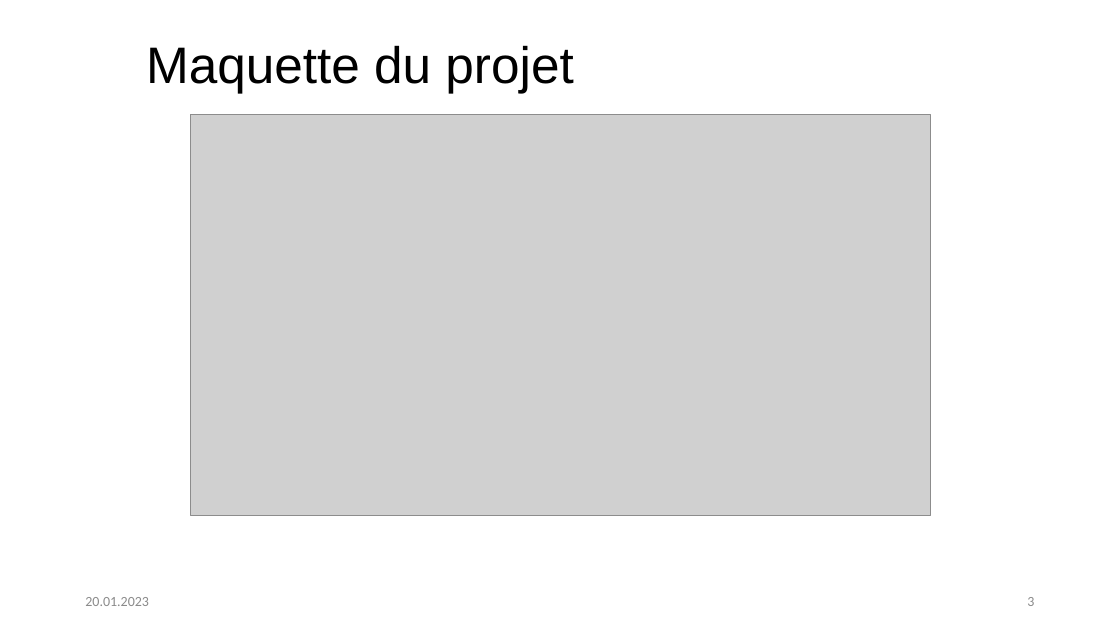
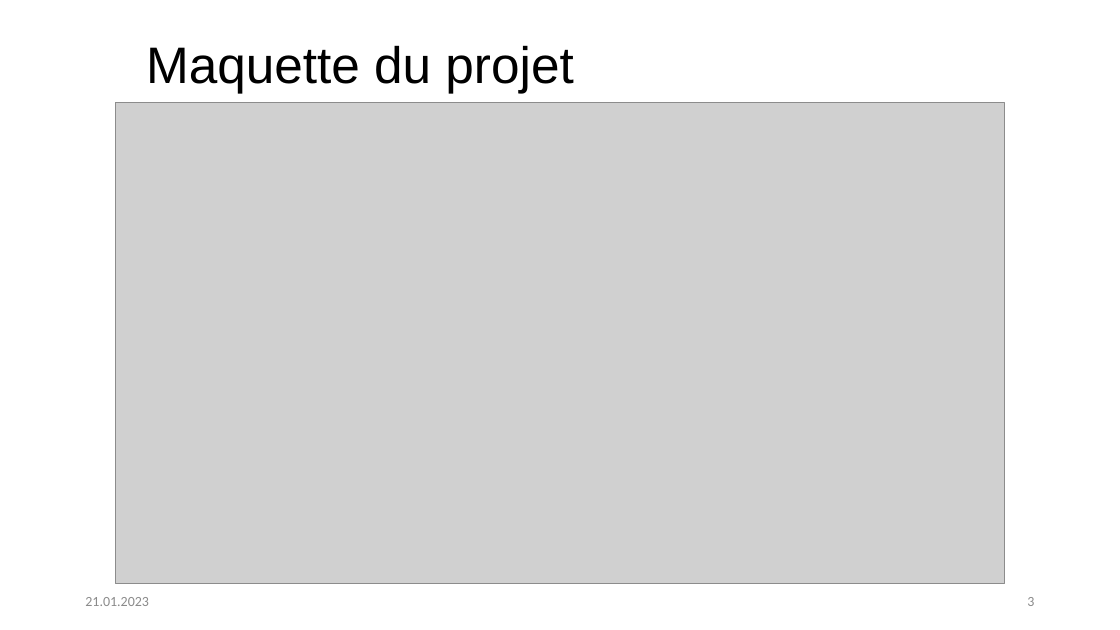
Before and after one commit to Maxouch742/SIG3-PacMan, a slide deck: slide 3 of 0_diversRapport/2_presentation_finale/presentation.pptx. Drawn at 1120x630 pixels with LibreOffice and Linux fonts; fonts in the diff are those of the drawing; grey boxes stand for pictures; background and template pictures are left out. Boxes give left, top, right and bottom in pixels: in the first picture for what was removed or moved away, otherwise in the second. Text is boxed around its words. In the diff, an @@ line names an element or a change of style, - is before the commit and + after.

```diff
--- a/0_diversRapport/2_presentation_finale/presentation.pptx
+++ b/0_diversRapport/2_presentation_finale/presentation.pptx
@@ picture: place and size @@
-picture at <box>190,115,930,516</box>
+picture at <box>116,103,1005,584</box>
@@ text at <box>85,597,149,606</box>: text changed @@
-20.01.2023
+21.01.2023
```
Also in this commit, not shown: 12 other slides changed, 1 other file.
